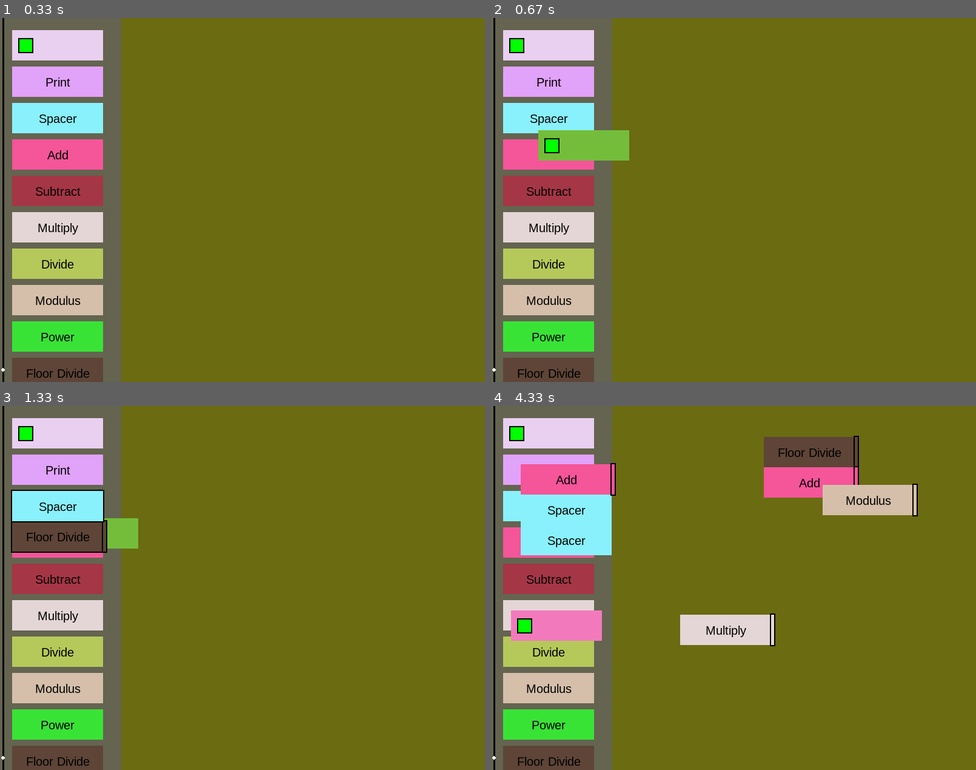
Above: before the commit, frames 1-4 (two rows, left to right).
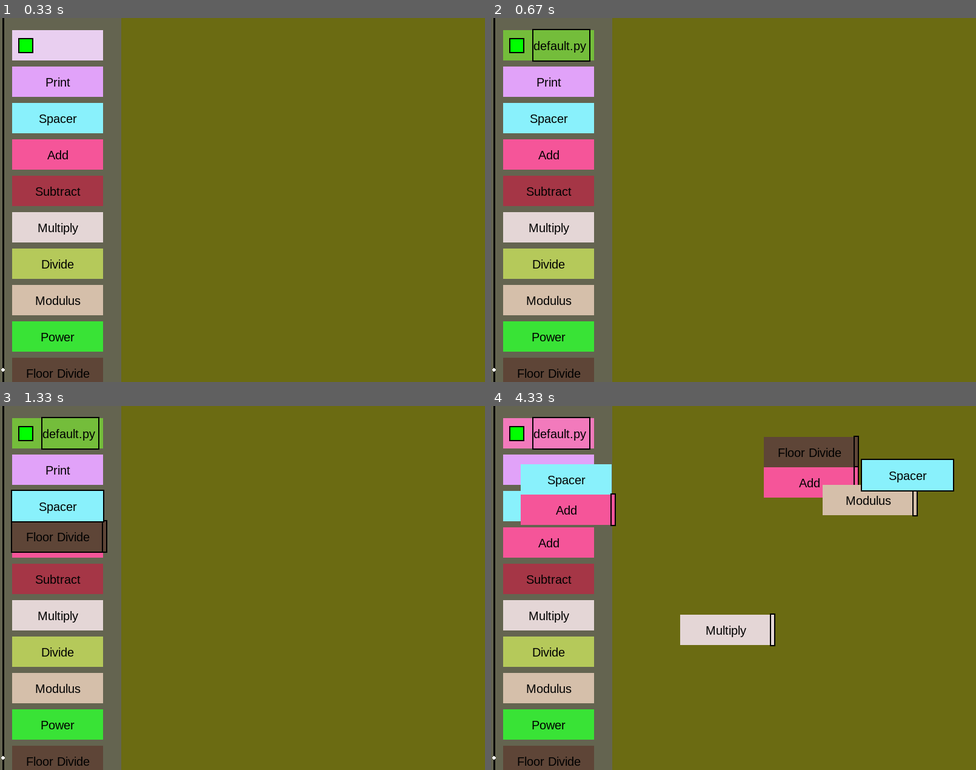
Above: after the commit, the same moments.

Repository: wsadzanie2/PyBlockCode
Game: pygame game, started from main.py
The game is run twice, just before and just after one commit, with the same random seed, the same clock (stepped at 60 frames per second) and the same inputs.
Inputs (mouse positions are in pixels of both pictures, inside the frame that each line leads up to):
- Up to frame 1 (0.33 s): no input
- Up to frame 2 (0.67 s): press the mouse at (549, 47) at 0.37 s; move the mouse to (568, 94) at 0.47 s; release the mouse at (583, 145) at 0.6 s
- Up to frame 3 (1.33 s): press the mouse at (58, 759) at 0.7 s; move the mouse to (67, 631) at 0.8 s; release the mouse at (77, 500) at 0.93 s; click "Spacer" at 1.05 s
- Up to frame 4 (4.33 s): press the mouse at (549, 471) at 1.37 s; move the mouse to (549, 489) at 1.47 s; release the mouse at (549, 507) at 1.6 s; press the mouse at (549, 537) at 1.7 s; move the mouse to (680, 493) at 1.8 s; release the mouse at (811, 453) at 1.93 s; press the mouse at (549, 689) at 2.03 s; move the mouse to (621, 704) at 2.13 s; release the mouse at (694, 722) at 2.27 s; press the mouse at (549, 507) at 2.37 s; move the mouse to (588, 515) at 2.47 s; release the mouse at (626, 522) at 2.6 s; press the mouse at (694, 722) at 2.7 s; move the mouse to (782, 609) at 2.8 s; release the mouse at (869, 500) at 2.93 s; press the mouse at (549, 544) at 3.03 s; move the mouse to (558, 511) at 3.13 s; release the mouse at (568, 478) at 3.27 s; press the mouse at (549, 617) at 3.37 s; move the mouse to (636, 624) at 3.47 s; release the mouse at (723, 631) at 3.6 s; press the mouse at (626, 522) at 3.7 s; move the mouse to (767, 497) at 3.8 s; release the mouse at (908, 475) at 3.93 s; press the mouse at (549, 435) at 4.03 s; move the mouse to (554, 529) at 4.13 s; release the mouse at (558, 624) at 4.27 s

Frame 1 is identical in both runs. In frame 2, 3.1% of the frame differs, in the area x 2-29%, y 3-40%; in frame 3, 2.0%; in frame 4, 9.6%, in the area x 2-96%, y 3-65%.

Commit message:
This is my PyBlock project. It will allow childs to learn programming quicker!

Diff:
--- a/main.py
+++ b/main.py
@@ -130,13 +130,13 @@
 class RunBlock:
     def __init__(self, x, y, width=150, height=50, color=None):
         blocks.append(self)
-        self.text_input = TextInput(font, pygame.Rect(x, y, width, height), color)
-        self.x = x
-        self.y = y
-        self.width = width
-        self.height = height
-        if color is None:
-            color = random_color()
+        if color is None:
+            color = random_color()
+        self.text_input = TextInput(font, pygame.Rect(x, y, width, height), color, text='default.py')
+        self.x = x
+        self.y = y
+        self.width = width
+        self.height = height
         self.color = color
         self.rect = pygame.Rect(self.x, self.y, self.width, self.height)
         self.child = None
@@ -160,17 +160,20 @@
         pygame.draw.rect(screen, self.color, self.rect)
         pygame.draw.rect(screen, (0, 0, 0), self.button_rect)
         pygame.draw.rect(screen, (0, 255, 0), rect_border(self.button_rect, -2))
+        self.text_input.draw(screen)
 
     def update_values(self):
         self.button_rect.center = self.rect.center
         self.button_rect.left = self.rect.left + 10
+        self.text_input.rect.center = self.rect.center
+        self.text_input.rect.x = self.rect.x + 50
 
     def if_parent_selected(self):
         return self.selected
 
     def compile(self):
         current = self
-        with open('your_code.txt', 'w') as file:
+        with open(self.text_input.text, 'w') as file:
             while current.child is not None:
                 if current.child.arguments > 0:
                     file.write(current.child.command + '(' + current.child.text_input.text.strip(',') + ')')
@@ -182,7 +185,11 @@
 
     def update(self, event):
         global selected
+        if selected == self:
+            self.text_input.update(event)
         if event.type == MOUSEBUTTONDOWN:
+            if self.text_input.rect.collidepoint(pygame.mouse.get_pos()):
+                return
             if self.button_rect.collidepoint(pygame.mouse.get_pos()):
                 return self.compile()
             if self.rect.collidepoint(pygame.mouse.get_pos()):
@@ -202,10 +209,10 @@
 
 
 class TextInput:
-    def __init__(self, font, rect, background=(0, 0, 0)):
+    def __init__(self, font, rect, background=(0, 0, 0), text=''):
         self.background = background
         self.selected = False
-        self.text = ''
+        self.text = text
         self.font = font
         self.rect = rect
         self.text_surface = self.font.render(self.text, True, (255, 255, 255))
